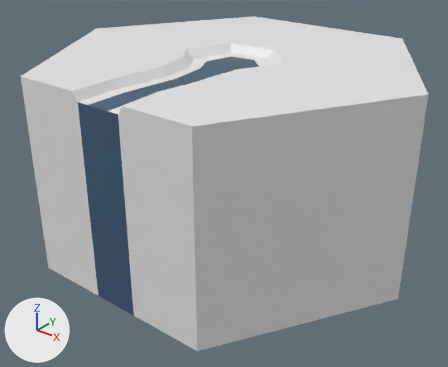
Renders of the FBX model SourceAssets/Tiles/Hexagons0-3/Hexagon1.fbx from each side of a commit.
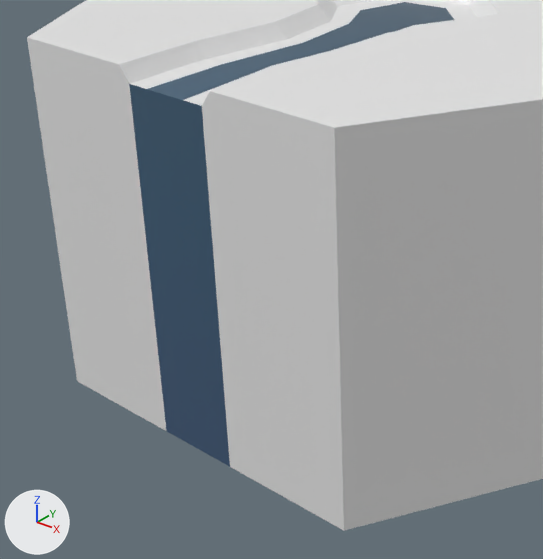
Each version appears first whole from a 50 mm lens placed at (9.3, -11.93, 3.83), pointed at (0.1, -0.43, -3.3), and next in a close-up on the part from 1% to 69% of the width and 15% to 100% of the height. Arrows for +X, +Y and +Z are at lower left; the lights stay in place. The last two pictures show the newer version.

Script lines for the objects in view, before the commit:
```python
me_cylinder_009 = bpy.data.meshes.new('Cylinder.009')
me_cylinder_009.from_pydata(...)  # 64 vertices, 38 faces; spans x -5.0..5.0, y -4.33..4.33, z -5.0..0.0
# faces by material slot: [21, 6, 11]
me_cylinder_009.materials.append(mat_material_001)  # its picture is missing
me_cylinder_009.materials.append(mat_material_002)  # picture img_colorpalette_png
me_cylinder_009.materials.append(mat_waterlines)  # white #e7e7e7
ob_hex_1_001 = bpy.data.objects.new('Hex_1.001', me_cylinder_009)
ob_hex_1_001.location = (0.0, 0.0, 0.0)
```
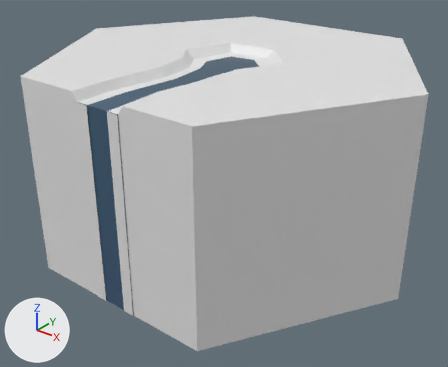
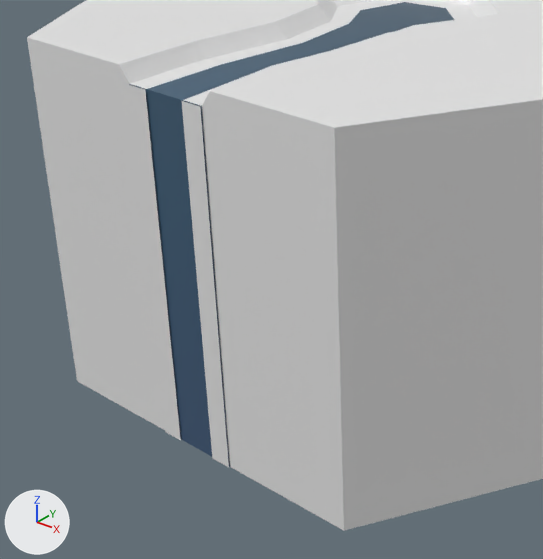
Boxes [x1, y1, x2, y2] around the edits, measured in the close-ups (543 x 559 px):
part 1 of me_cylinder_009, added
    after: [128, 84, 229, 467]

The change, as a diff of the scene's bpy script:
```diff
--- a/SourceAssets/Tiles/Hexagons0-3/Hexagon1.fbx.py
+++ b/SourceAssets/Tiles/Hexagons0-3/Hexagon1.fbx.py
@@ me_cylinder_009 @@
 # used by ob_hex_1_001; location = (0.0, 0.0, 0.0)
 # verts and faces of me_cylinder_009; kept vertices keep their numbers, new ones are numbered from 64
-me_cylinder_009.from_pydata(...)  # 64 vertices, 38 faces; spans x -5.0..5.0, y -4.33..4.33, z -5.0..0.0
+me_cylinder_009.from_pydata(...)  # 72 vertices, 40 faces; spans x -5.0..5.0, y -4.35..4.33, z -5.0..0.0
+# me_cylinder_009 part 1
+verts[64] = (-0.6, -4.35, -5.0)  # pixel (165, 431)
+verts[65] = (-0.6, -4.35, -0.2)  # pixel (127, 84)
+verts[66] = (0.3, -4.35, -0.2)  # pixel (181, 100)
+verts[67] = (0.3, -4.35, -5.0)  # pixel (212, 458)
+for new, old in zip([*range(68, 72)], [*range(64, 68)]): verts[new] = verts[old] + (0.3, 0.0, 0.0)
+faces += [(64, 68, 69, 65), (66, 67, 71, 70)]  # mat_waterlines (white #e7e7e7)
 me_cylinder_009.materials.append(mat_material_001)
```
